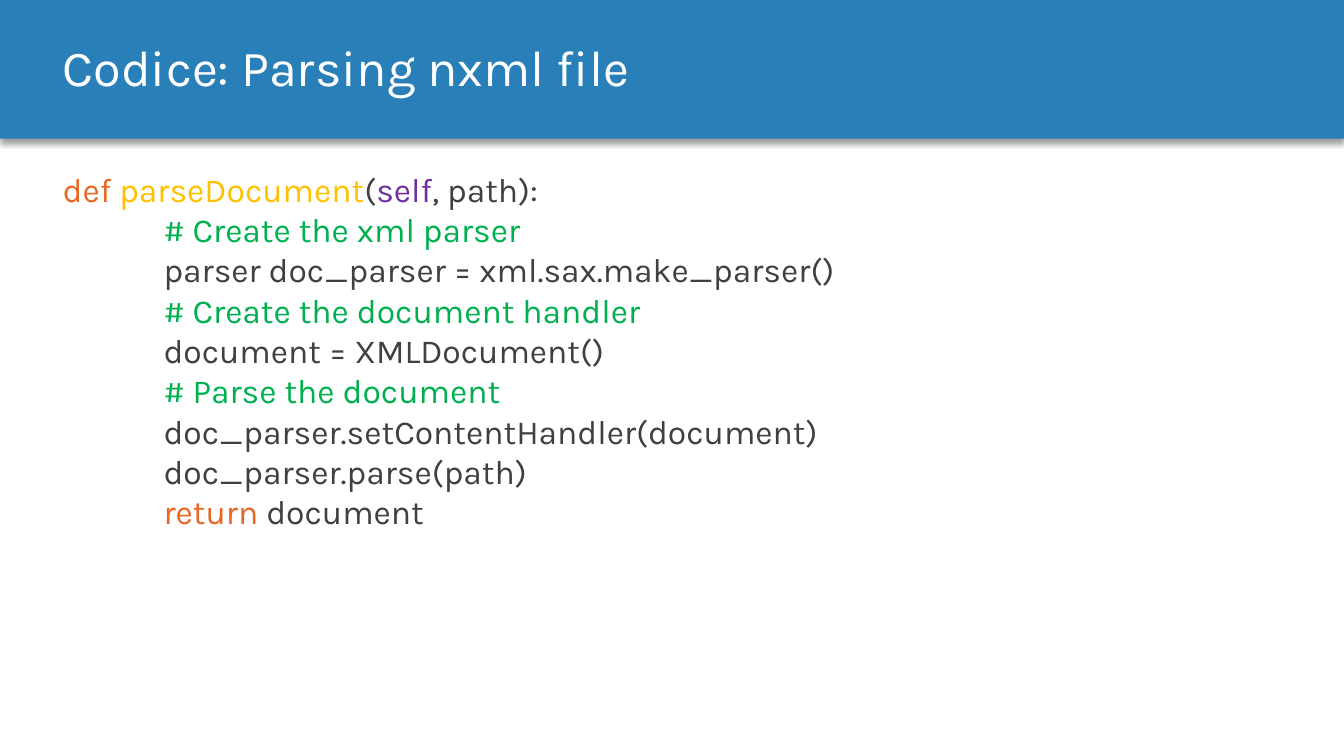
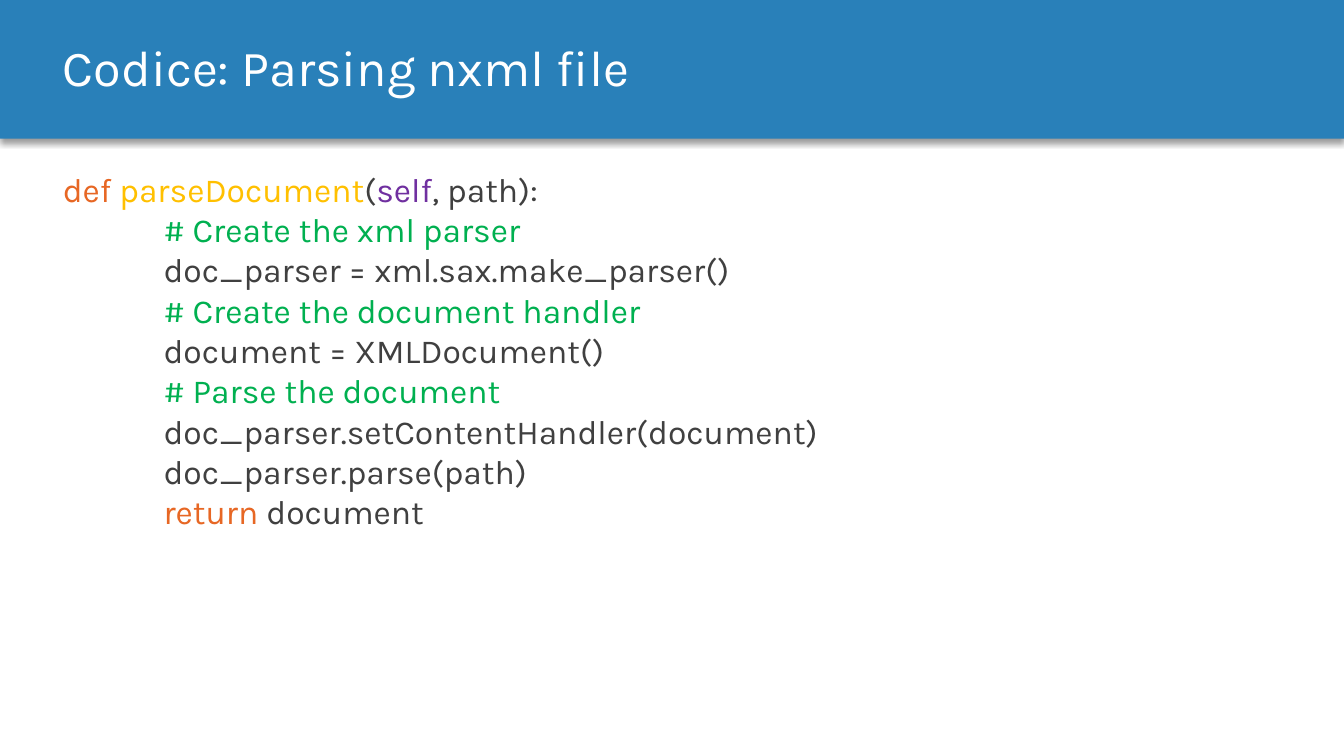
Before and after one commit to MurgoloMichele/GAvI, a slide deck: slide 5 of doc/Progetto.pptx. Drawn at 1344x756 pixels with LibreOffice and Linux fonts; fonts in the diff are those of the drawing. Boxes give left, top, right and bottom in pixels: in the first picture for what was removed or moved away, otherwise in the second. Text is boxed around its words. In the diff, an @@ line names an element or a change of style, - is before the commit and + after.

```diff
--- a/doc/Progetto.pptx
+++ b/doc/Progetto.pptx
@@ text at bbox=[164, 257, 729, 290]: text changed @@
-parser doc_parser = xml.sax.make_parser()
+doc_parser = xml.sax.make_parser()
```
Also in this commit, not shown: 1 other slide changed.
